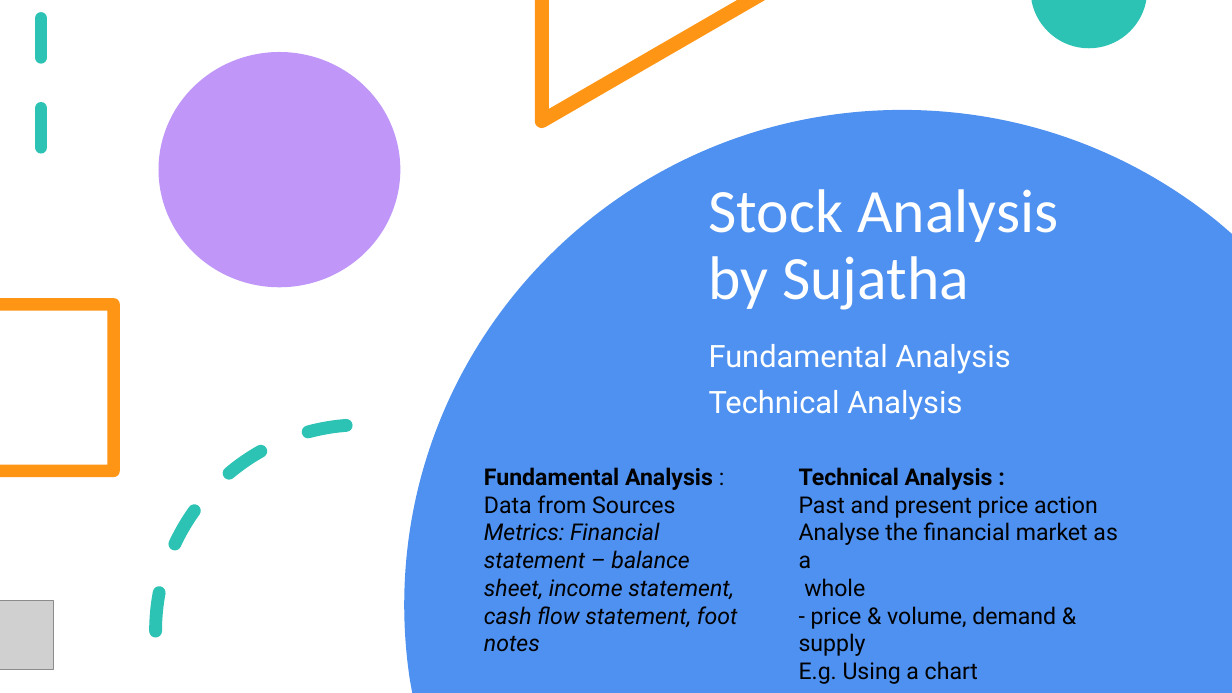
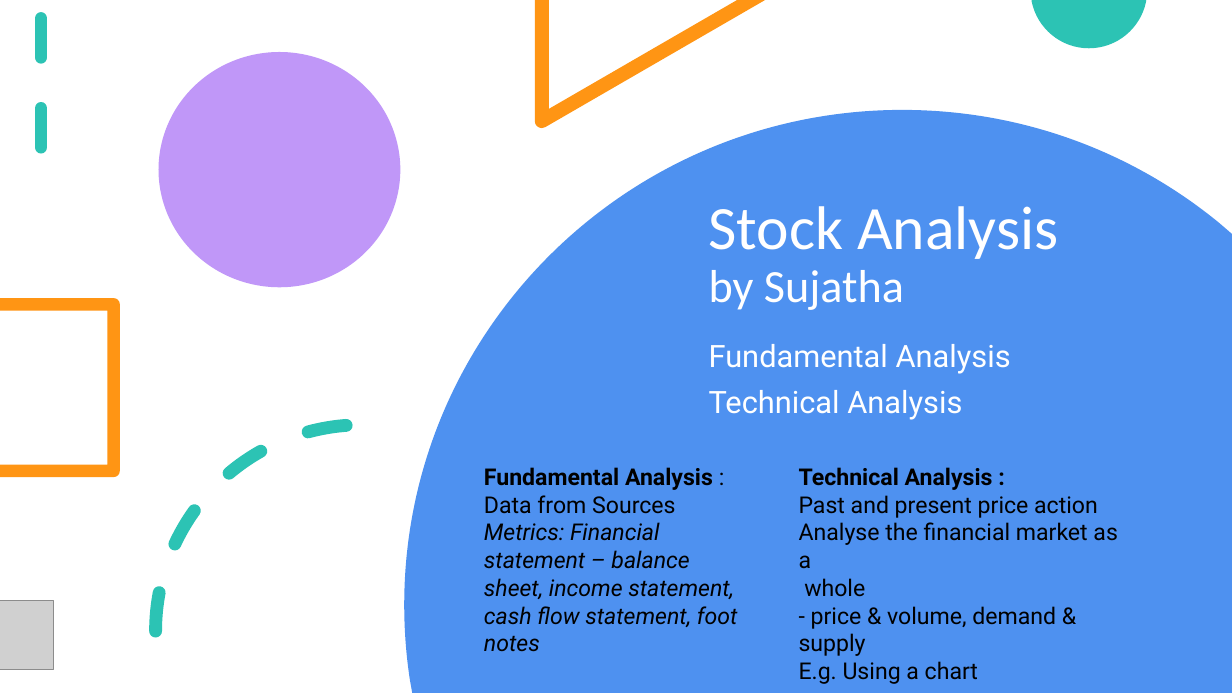
Before and after one commit to bill-leang/stock_price_visualization, a slide deck: slide 15 of slidedecks/Project3_Group1_Combined_SlideDeck.pptx (slide 10 before the commit). Drawn at 1232x693 pixels with LibreOffice and Linux fonts; fonts in the diff are those of the drawing; grey boxes stand for pictures. Boxes give left, top, right and bottom in pixels: in the first picture for what was removed or moved away, otherwise in the second. Text is boxed around its words. In the diff, an @@ line names an element or a change of style, - is before the commit and + after.

```diff
--- a/slidedecks/Project3_Group1_Combined_SlideDeck.pptx
+++ b/slidedecks/Project3_Group1_Combined_SlideDeck.pptx
@@ title "Stock Analysis by Sujatha" at (709,206,1058,310): size 48 to 36 pt in "by Sujatha" @@
```
Also in this commit, not shown: 1 other slide changed, 5 slides added.
